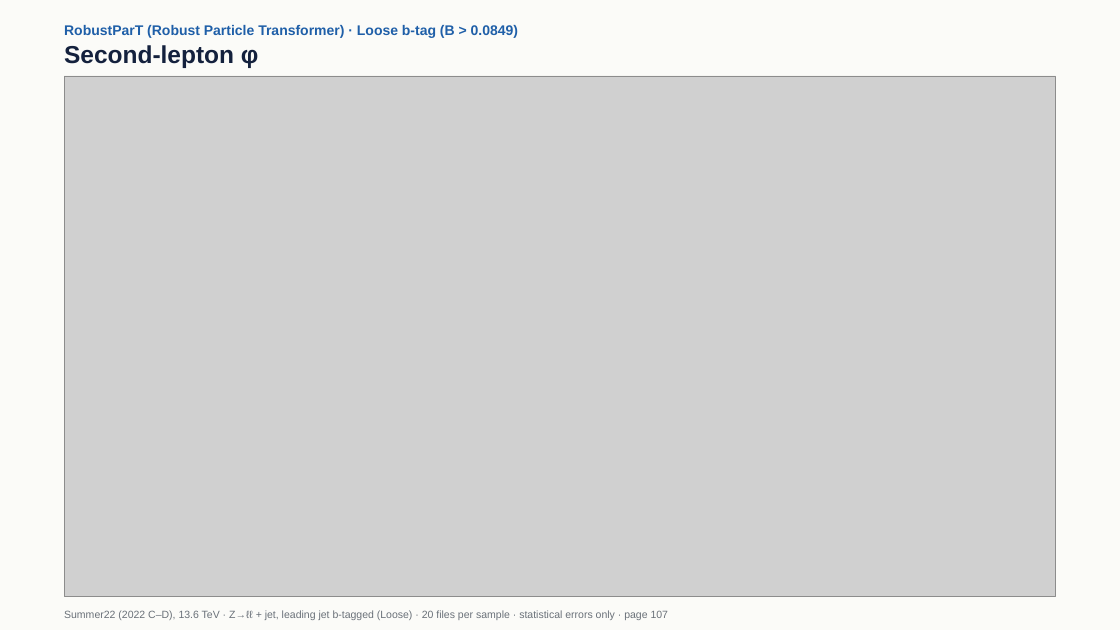
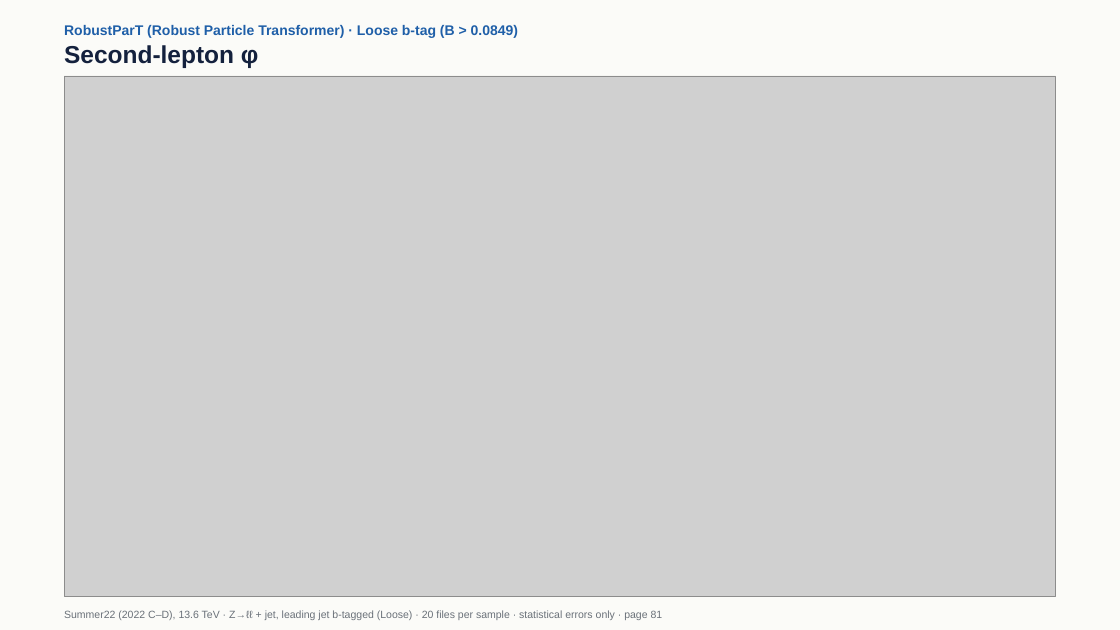
Before and after one commit to Pranjal-Srivastava-2023/BTVNanoCommissioning, a slide deck: slide 81 of hists_zbzc_run3_zpt/Summer22/slides_zbzc_btagL_3taggers_Summer22_zpt.pptx (slide 107 before the commit). Drawn at 1120x630 pixels with LibreOffice and Linux fonts; fonts in the diff are those of the drawing; grey boxes stand for pictures. Boxes give left, top, right and bottom in pixels: in the first picture for what was removed or moved away, otherwise in the second. Text is boxed around its words. In the diff, an @@ line names an element or a change of style, - is before the commit and + after.

```diff
--- a/hists_zbzc_run3_zpt/Summer22/slides_zbzc_btagL_3taggers_Summer22_zpt.pptx
+++ b/hists_zbzc_run3_zpt/Summer22/slides_zbzc_btagL_3taggers_Summer22_zpt.pptx
@@ text at <box>64,610,663,620</box>: text changed @@
-Summer22 (2022 C–D), 13.6 TeV · Z→ℓℓ + jet, leading jet b-tagged (Loose) · 20 files per sample · statistical errors only · page 107
+Summer22 (2022 C–D), 13.6 TeV · Z→ℓℓ + jet, leading jet b-tagged (Loose) · 20 files per sample · statistical errors only · page 81
```
Also in this commit, not shown: 102 other slides changed, 33 slides removed, 10 other files.
